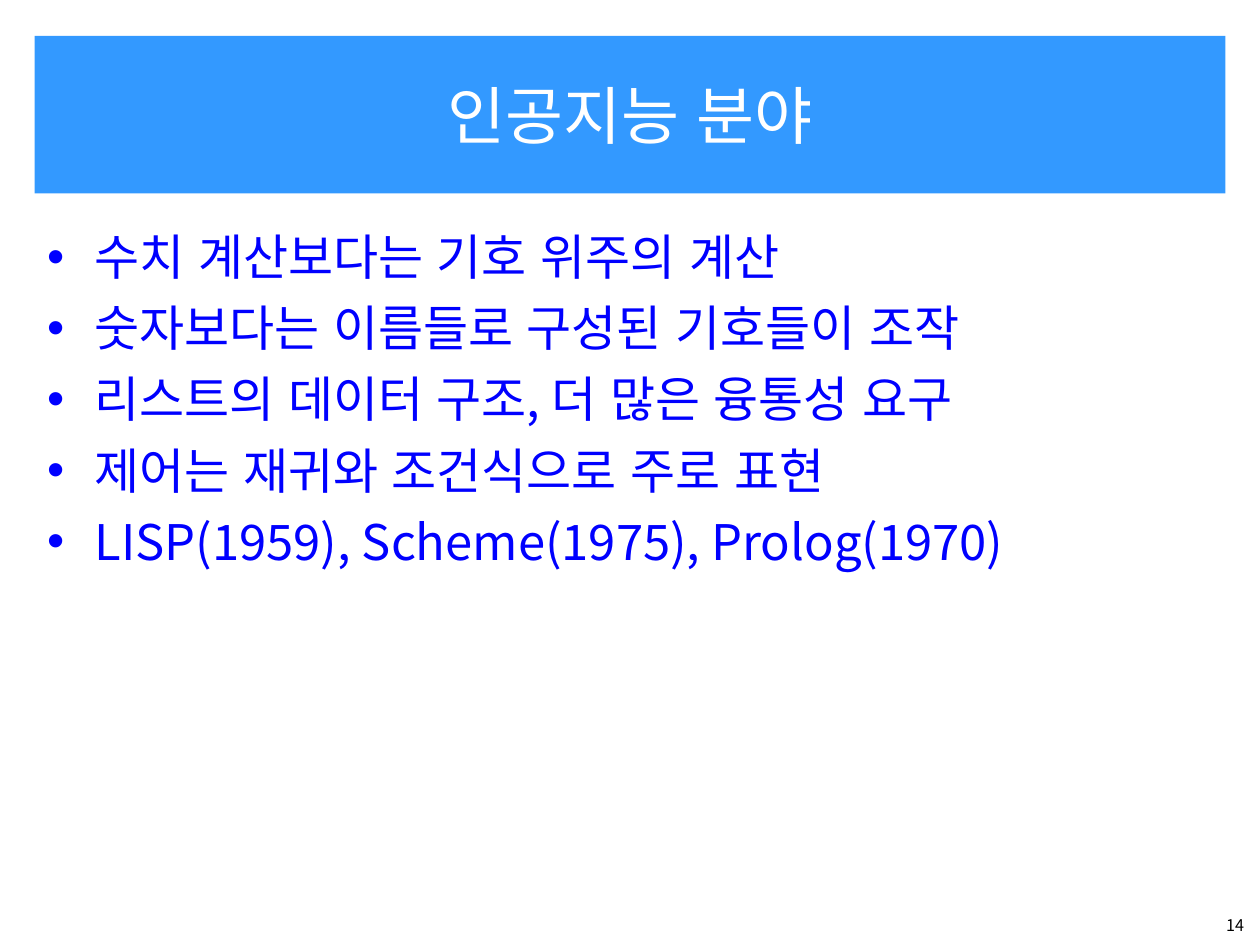
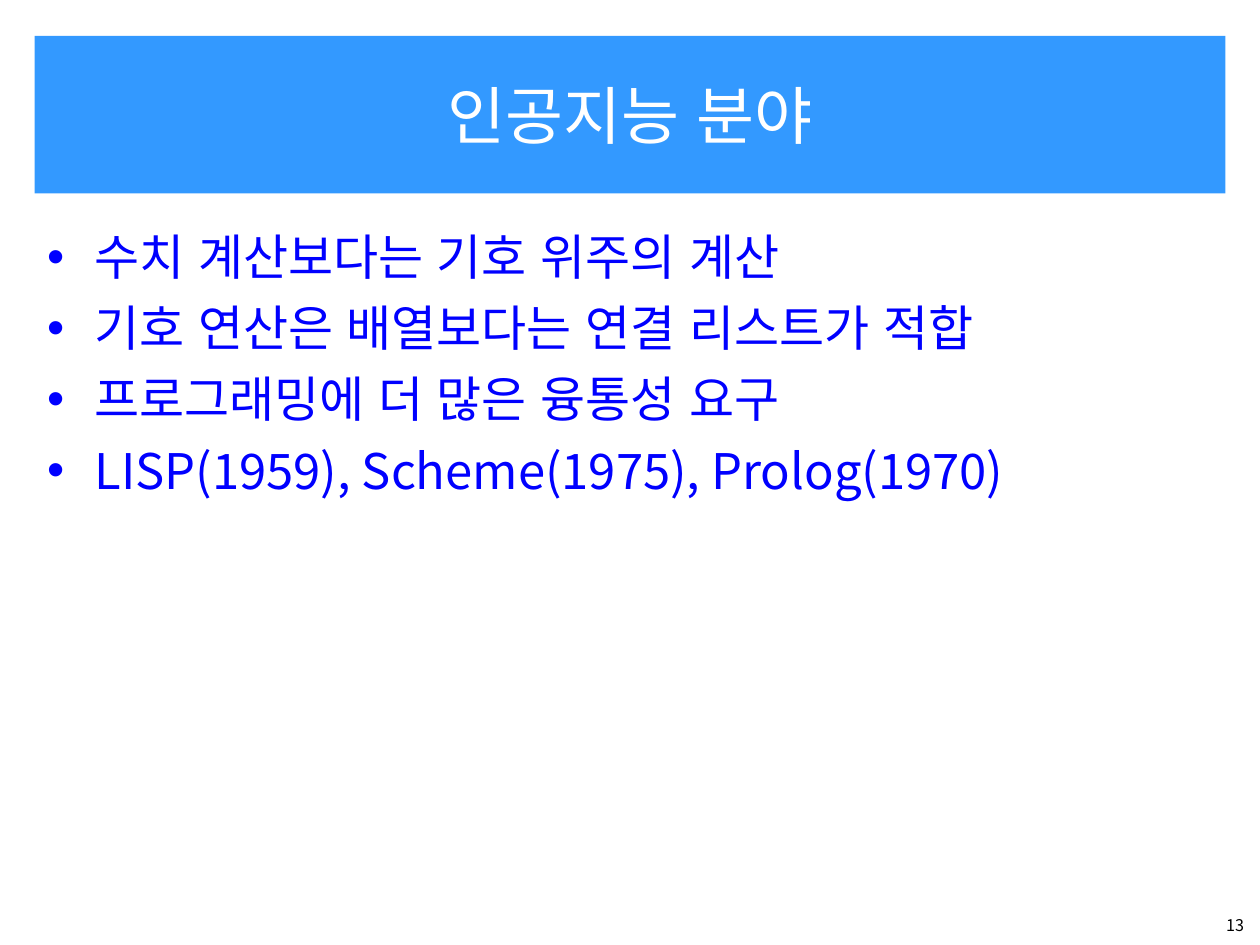
Before and after one commit to OOPSLA-SCH/OOPSLA-SCH.github.io, a slide deck: slide 13 of lecture/20s/pl20s/pl20s-ch1-1.ppt (slide 14 before the commit). Drawn at 1260x945 pixels with LibreOffice and Linux fonts; fonts in the diff are those of the drawing. Boxes give left, top, right and bottom in pixels: in the first picture for what was removed or moved away, otherwise in the second. Text is boxed around its words. In the diff, an @@ line names an element or a change of style, - is before the commit and + after.

```diff
--- a/lecture/20s/pl20s/pl20s-ch1-1.ppt
+++ b/lecture/20s/pl20s/pl20s-ch1-1.ppt
@@ text at bbox=[94, 305, 973, 421]: text changed @@
-• 숫자보다는 이름들로 구성된 기호들이 조작
-• 리스트의 데이터 구조, 더 많은 융통성 요구
-• 제어는 재귀와 조건식으로 주로 표현
+• 기호 연산은 배열보다는 연결 리스트가 적합
+• 프로그래밍에 더 많은 융통성 요구
@@ page number at bbox=[1226, 919, 1244, 931]: text changed @@
-14
+13
```
Also in this commit, not shown: 8 other slides changed, 4 slides added, 1 slide removed, 6 other files.
